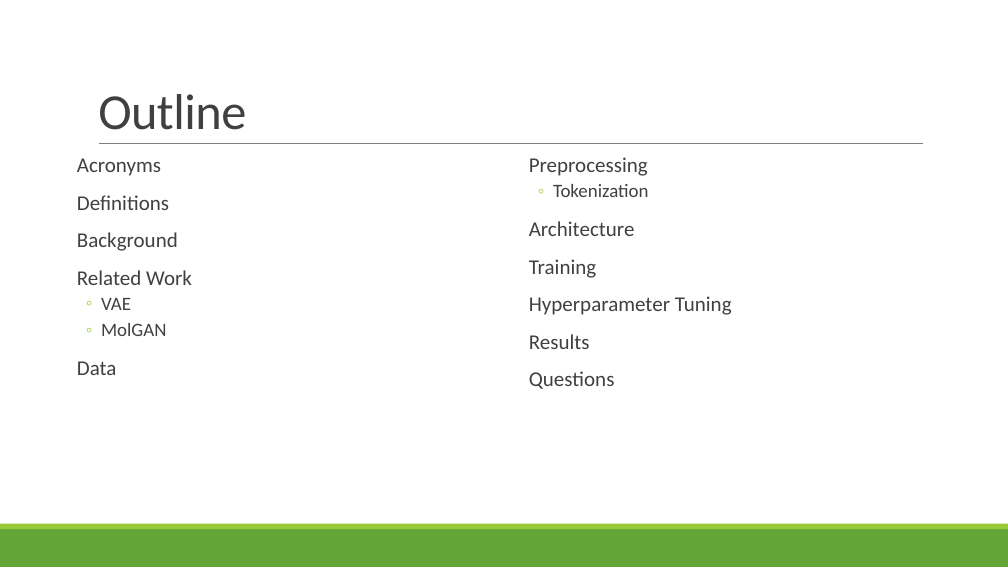
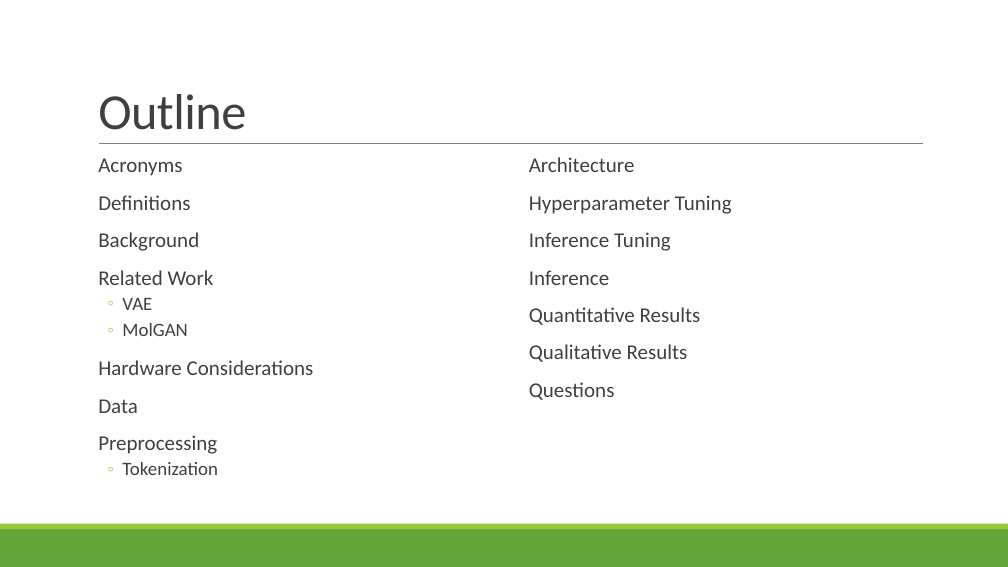
Before and after one commit to vanthony715/SMGAN, a slide deck: slide 2 of SMGAN.pptx. Drawn at 1008x567 pixels with LibreOffice and Linux fonts; fonts in the diff are those of the drawing. Boxes give left, top, right and bottom in pixels: in the first picture for what was removed or moved away, otherwise in the second. Text is boxed around its words. In the diff, an @@ line names an element or a change of style, - is before the commit and + after.

```diff
--- a/SMGAN.pptx
+++ b/SMGAN.pptx
@@ text "Acronyms": place and size @@
-text "Acronyms" at box(77, 158, 192, 375)
+text "Acronyms" at box(98, 158, 314, 475)
@@ text at box(529, 157, 649, 197): paragraphs removed @@
-  Preprocessing
-  ◦ Tokenization
@@ text at box(529, 232, 701, 362): text changed @@
-  Results
+  Inference Tuning
+  Inference
+  Quantitative Results
+  Qualitative Results
@@ text at box(529, 259, 596, 278): paragraph removed @@
-  Training
@@ text at box(98, 360, 314, 375): paragraph added @@
+  Hardware Considerations
@@ text at box(98, 435, 218, 475): paragraphs added @@
+  Preprocessing
+  ◦ Tokenization
```
Also in this commit, not shown: 3 other slides changed, 5 slides added, 3 slides removed, 3 other files.
